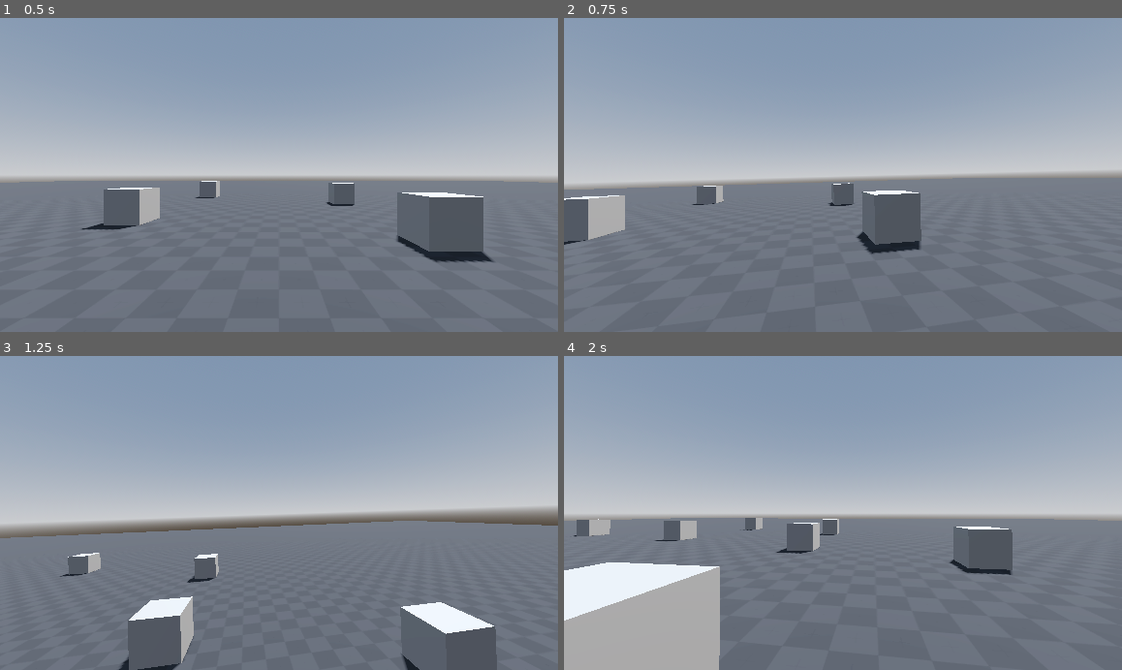
Above: before the commit, frames 1-4 (two rows, left to right).
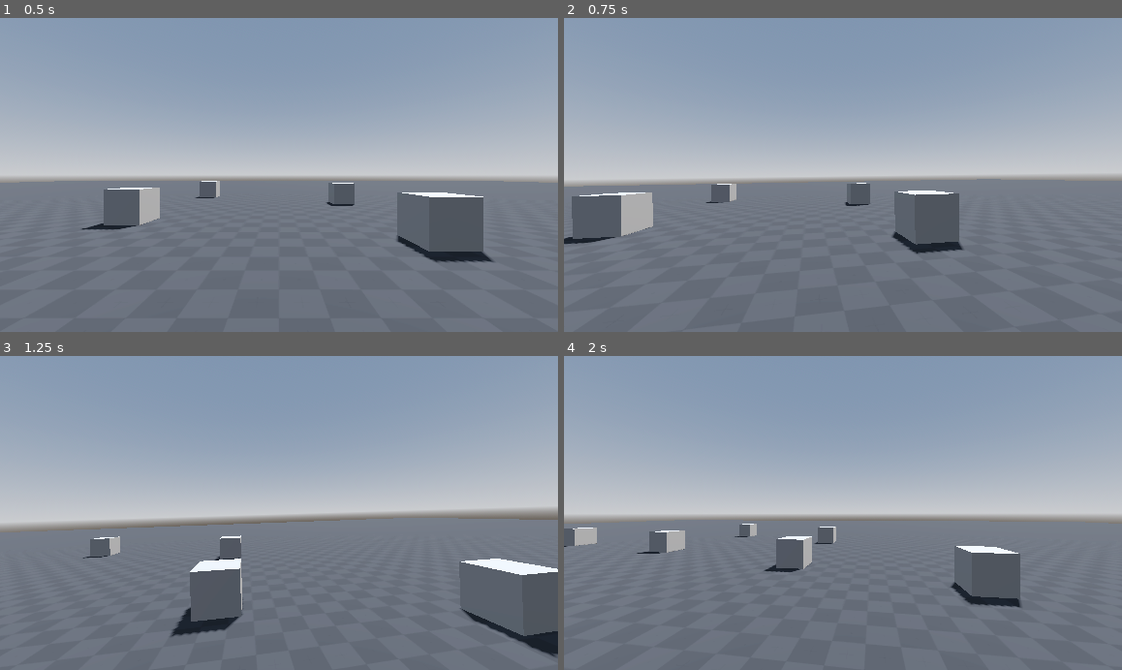
Above: after the commit, the same moments.

Repository: void-ccmdev/coma_core
Game: Godot game, scene res://scenes/worlds/kw_debug.tscn
Two runs of this game, one before a commit and one after it. Both use one fixed random seed, a clock stepped at 60 frames per second and the inputs below.
Inputs (mouse positions are in pixels of both pictures, inside the frame that each line leads up to):
- Up to frame 1 (0.5 s): no input
- Up to frame 2 (0.75 s): tap Enter at 0.5 s; move the mouse to (870, 175) at 0.52 s; hold D (right) from 0.53 s (still down); hold Shift (sprint) from 0.53 s (still down)
- Up to frame 3 (1.25 s): keep holding D (right); keep holding Shift (sprint); tap Space (jump) at 0.77, 0.8, 1.07 s
- Up to frame 4 (2 s): move the mouse to (815, 513) at 1.27 s; release D (right) at 1.28 s; release Shift (sprint) at 1.28 s; hold S (back) from 1.28 s (still down); tap Space (jump) at 1.35, 1.52, 1.82 s; tap Shift (sprint) at 1.55 s

Frame 1 is identical in both runs. In frame 2, 6.0% of the frame differs, in the area x 0-100%, y 48-76%; in frame 3, 11%; in frame 4, 14%, in the area x 0-88%, y 51-100%.

Commit message:
Added Sprinting and made fps con. smopother and more realisitic

Diff:
--- a/scenes/player.tscn
+++ b/scenes/player.tscn
@@ -1,6 +1,6 @@
 [gd_scene format=3 uid="uid://c8c005i0y36v8"]
 
-[ext_resource type="Script" uid="uid://b0yxfjx8iajhn" path="res://scripts/player/player.gd" id="1_3vyb7"]
+[ext_resource type="Script" uid="uid://b0yxfjx8iajhn" path="res://scripts/player/player_controller.gd" id="1_3vyb7"]
 [ext_resource type="Script" uid="uid://cemnyk61005a5" path="res://scripts/player/camera_controller.gd" id="2_g2els"]
 [ext_resource type="Script" uid="uid://0agam8m6rrqe" path="res://scripts/player/camera_effects.gd" id="3_qhqgy"]
 
--- a/scripts/global.gd
+++ b/scripts/global.gd
@@ -1,4 +1,4 @@
-extends Node
+class_name GlobalScript extends Node
 
 const DEFAULT_SENSITIVITY : float = 0.005
 var current_sensitivity : float = DEFAULT_SENSITIVITY
--- a/scripts/player/player.gd
+++ b/scripts/player/player_controller.gd
@@ -1,4 +1,6 @@
 class_name PlayerController extends CharacterBody3D
+
+@export var sprinting : bool = false
 
 @export_group("Abilities")
 @export var can_sprint : bool = true
@@ -6,7 +8,7 @@
 @export_group("Settings")
 @export var walk_speed : float = 3.5
 @export var sprint_speed : float = 7.5
-@export var jump_power : float = 5.75
+@export var jump_power : float = 3.75
 
 @export var current_speed : float
 
@@ -20,9 +22,11 @@
 
 	if can_sprint:
 		if Input.is_action_pressed("sprint"):
-			current_speed = sprint_speed
+			create_tween().tween_property(self, "current_speed", sprint_speed, 0.25)
+			sprinting = true
 		else:
-			current_speed = walk_speed
+			create_tween().tween_property(self, "current_speed", walk_speed, 0.25)
+			sprinting = false
 
 
 func _physics_process(delta: float) -> void:
@@ -34,11 +38,15 @@
 
 	var input_dir := Input.get_vector("left", "right", "front", "back")
 	var direction := (transform.basis * Vector3(input_dir.x, 0, input_dir.y)).normalized()
-	if direction:
-		velocity.x = direction.x * current_speed
-		velocity.z = direction.z * current_speed
+	if is_on_floor():
+		if direction:
+			velocity.x = direction.x * current_speed
+			velocity.z = direction.z * current_speed
+		else:
+			velocity.x = move_toward(velocity.x, 0, current_speed)
+			velocity.z = move_toward(velocity.z, 0, current_speed)
 	else:
-		velocity.x = move_toward(velocity.x, 0, current_speed)
-		velocity.z = move_toward(velocity.z, 0, current_speed)
+		self.velocity.z = lerp(self.velocity.z, direction.z * current_speed, delta)
+		self.velocity.x = lerp(self.velocity.x, direction.x * current_speed, delta)
 
 	move_and_slide()
Renamed: scripts/player/player.gd.uid -> scripts/player/player_controller.gd.uid
